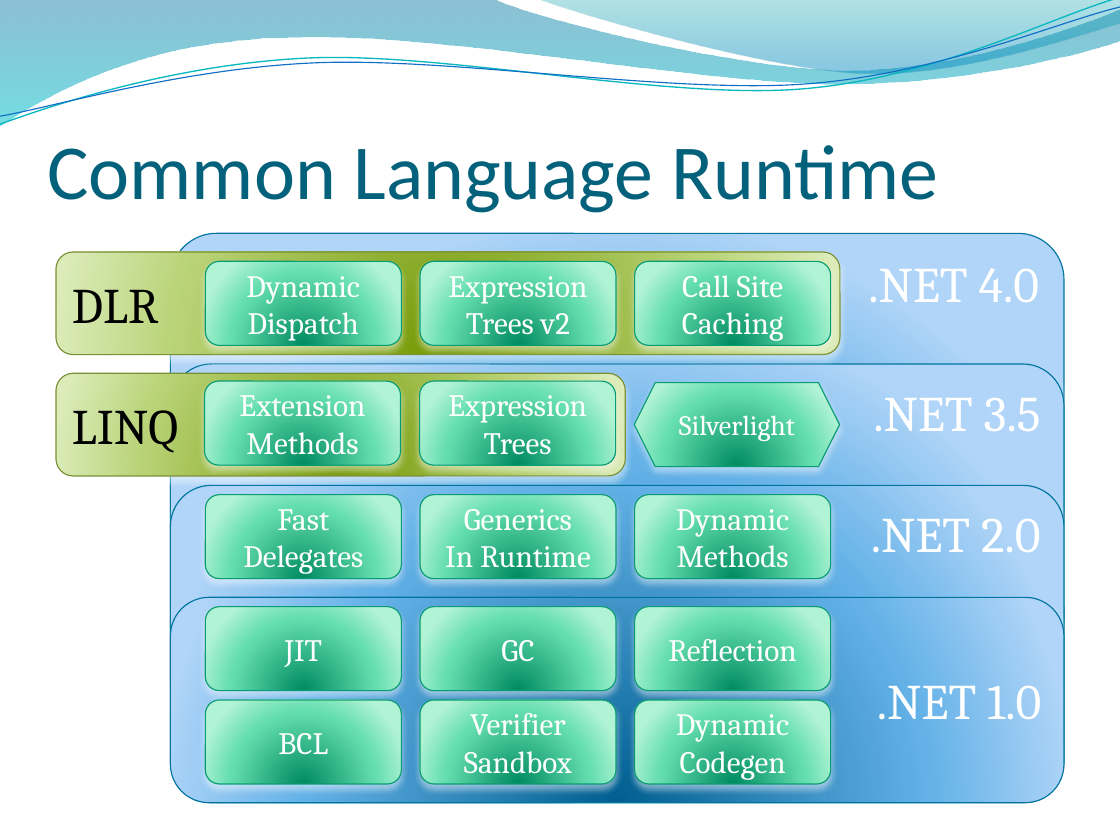
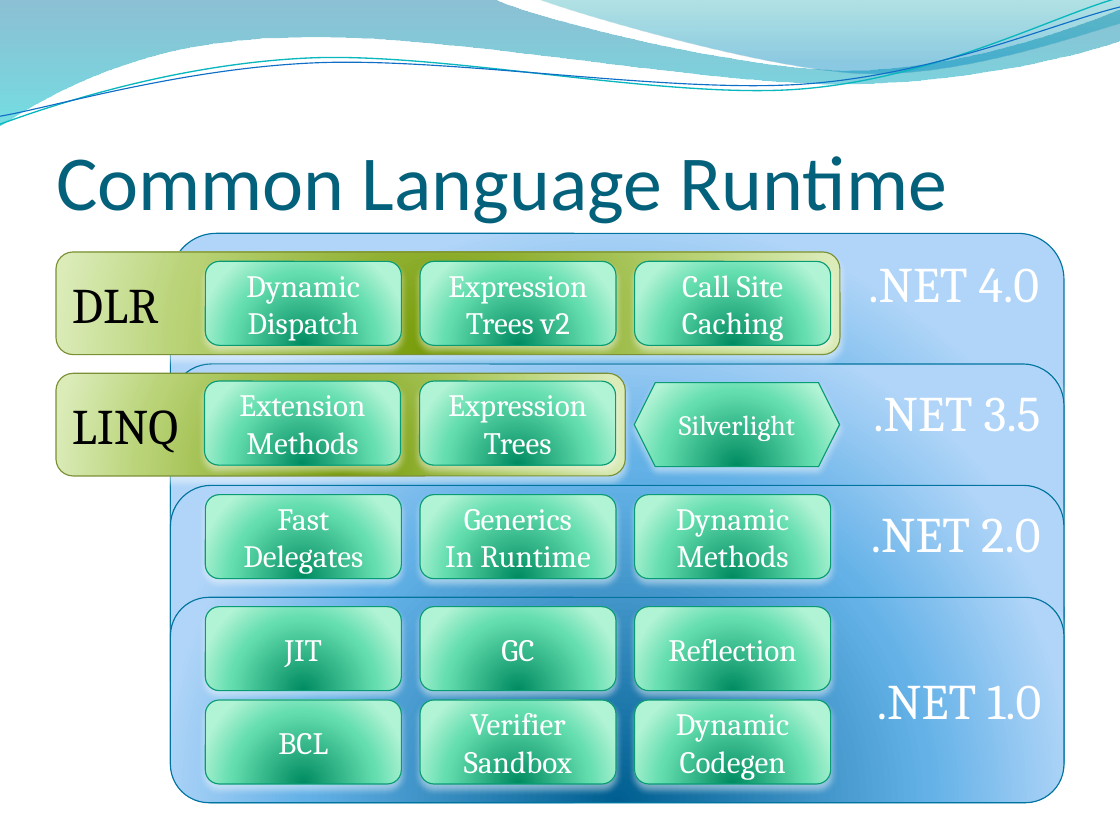
Before and after one commit to dahlbyk/Presentations, a slide deck: slide 9 of DLR/KDahlby.201006.KCDC.DLR.pptx. Drawn at 1120x840 pixels with LibreOffice and Linux fonts; fonts in the diff are those of the drawing; background and template pictures are left out. Boxes give left, top, right and bottom in pixels: in the first picture for what was removed or moved away, otherwise in the second. Text is boxed around its words. In the diff, an @@ line names an element or a change of style, - is before the commit and + after.

```diff
--- a/DLR/KDahlby.201006.KCDC.DLR.pptx
+++ b/DLR/KDahlby.201006.KCDC.DLR.pptx
@@ title "Common Language Runtime": place and size @@
-title "Common Language Runtime" at <box>47,145,938,213</box>
+title "Common Language Runtime" at <box>56,156,947,224</box>
@@ title "Common Language Runtime" at <box>56,156,947,224</box>: vertical alignment top to bottom @@
```
Also in this commit, not shown: 29 other slides changed, 1 slide added.
